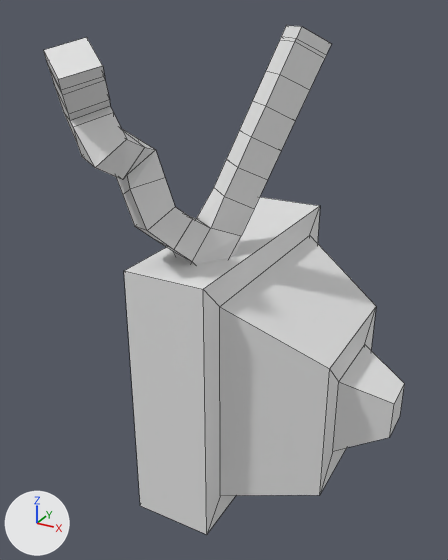
An edit to the Blender file Modelz/television.blend, drawn before and after from the same camera.
Before and after are seen from a camera (50 mm lens) standing at (2.92, -8.37, 7.53) and looking at (-1.23, -0.82, 3.76). The axes (+X, +Y, +Z) are drawn at lower left. The lights are the same throughout. Mesh edges are drawn as thin lines.

Before the edit, the objects in view are built like this:
```python
me_cube_004 = bpy.data.meshes.new('Cube.004')
me_cube_004.from_pydata(...)  # 220 vertices, 214 faces; spans x -1.2..0.66, y -1.0..1.0, z 0.0..2.0
me_cube_004.polygons.foreach_set('use_smooth', [True] * 214)
me_plane_002 = bpy.data.meshes.new('Plane.002')
me_plane_002.from_pydata(...)  # 12 vertices, 0 faces, 11 loose edges; spans x -0.84..0.99, y -1.92..1.06, z -0.35..2.99
ob_cube = bpy.data.objects.new('Cube', me_cube_004)
ob_cube.location = (0.0, 0.0, 0.0)
ob_cube.scale = (2.1, 2.1, 2.1)
ob_plane = bpy.data.objects.new('Plane', me_plane_002)
ob_plane.location = (-1.43, -0.94, 4.21)
_m = ob_plane.modifiers.new('Skin', 'SKIN')
```
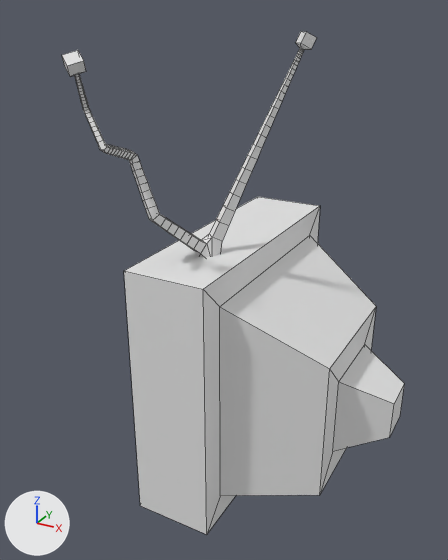
Commit message: television bin

What differs and where, as boxes [x1, y1, x2, y2] in the pictures (448 x 560 px):
'Cube', reshaped (22% wider, 49% taller): before [124, 197, 404, 534]; after [62, 31, 404, 534]
'Plane', deleted: before [44, 25, 331, 264]
part 1 of me_cube_004, added: after [62, 31, 316, 257]

Diff of the bpy script that builds the scene:
```diff
--- a/Modelz/television.blend.py
+++ b/Modelz/television.blend.py
@@ me_cube_004 @@
 # used by ob_cube; location = (0.0, 0.0, 0.0); scale = (2.1, 2.1, 2.1)
-me_cube_004.from_pydata(...)  # 220 vertices, 214 faces; spans x -1.2..0.66, y -1.0..1.0, z 0.0..2.0
+me_cube_004.from_pydata(...)  # 540 vertices, 536 faces; spans x -1.2..0.66, y -1.41..1.0, z 0.0..3.44
+# me_cube_004 part 1: a new loose piece of 320 vertices spanning x -1.1..-0.15, y -1.41..0.11, z 1.83..3.44
@@ ob_plane @@
-ob_plane = bpy.data.objects.new('Plane', me_plane_002)
-ob_plane.location = (-1.43, -0.94, 4.21)
-_m = ob_plane.modifiers.new('Skin', 'SKIN')
```
